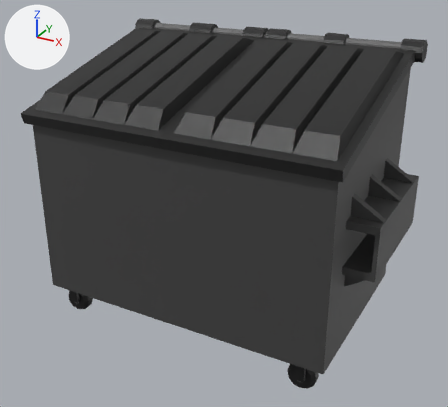
Before and after pictures for a commit that changed the FBX model VR Hackathon/Assets/Custom Content/3D Models/Props/Dumpster.fbx.
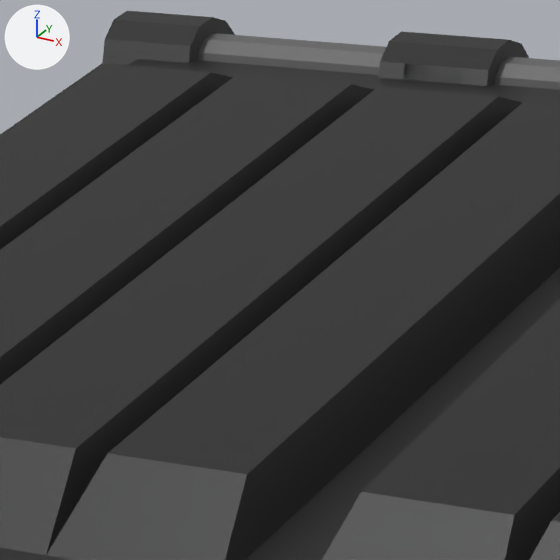
Each version is shown whole from a camera (50 mm lens) standing at (0.812, -1.506, 2.0) and looking at (-0.03, 0.025, 1.234), then close up on the part from 26% to 50% of the width and 4% to 31% of the height. Arrows for +X, +Y and +Z are at upper left; the lights stay in place. Where no turn or scale is listed for an object, it has been applied to the vertices.

Script lines for the objects in view, before the commit:
```python
me_model_022 = bpy.data.meshes.new('model.022')
me_model_022.from_pydata(...)  # 106 vertices, 71 faces; spans x -0.003..0.466, y -0.348..0.278, z 0.281..0.491
me_model_022.materials.append(mat_dumpsterlid)  # black #1b1b1b
me_model_027 = bpy.data.meshes.new('model.027')
me_model_027.from_pydata(...)  # 114 vertices, 79 faces; spans x -0.474..-0.001, y 0.218..0.525, z -0.097..0.491
me_model_027.materials.append(mat_dumpsterlid)  # black #1b1b1b
me_model_048 = bpy.data.meshes.new('model.048')
me_model_048.from_pydata(...)  # 106 vertices, 71 faces; spans x -0.278..0.348, y 0.281..0.491, z -0.466..0.003
me_model_048.materials.append(mat_dumpsterlid)  # black #1b1b1b
ob_model_001 = bpy.data.objects.new('model.001', me_model_048)
ob_model_001.location = (0.0, 0.0, 1.2405)
ob_model_001.rotation_euler = (-1.571, 0.0, 1.571)  # degrees (-90, 0, 90)
ob_model_001.scale = (-1.0, -1.0, -1.0)
ob_model_022 = bpy.data.objects.new('model.022', me_model_022)
ob_model_022.location = (0.0, 0.0, 1.2405)
ob_model_027 = bpy.data.objects.new('model.027', me_model_027)
ob_model_027.location = (0.0, 0.0, 1.2405)
# also in view: 'model.029' at (-0.004, -0.013, 1.33)
```
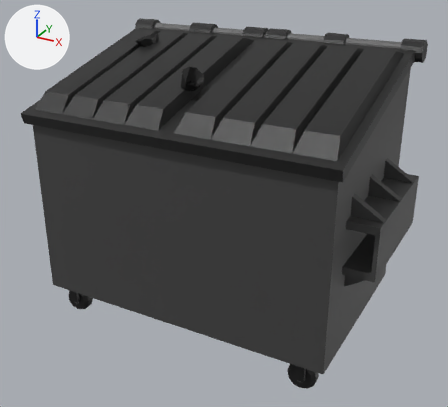
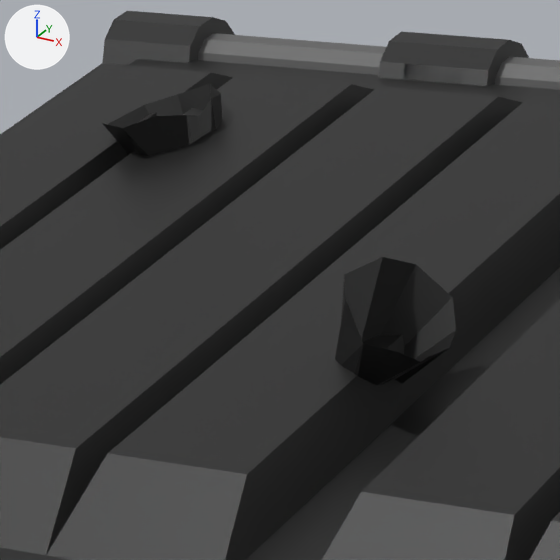
Commit message: Reimported dumpster after edit

Patch to the scene script:
```diff
--- a/VR Hackathon/Assets/Custom Content/3D Models/Props/Dumpster.fbx.py
+++ b/VR Hackathon/Assets/Custom Content/3D Models/Props/Dumpster.fbx.py
@@ mat_trash @@
+mat_trash = principled_material('Trash')
+mat_trash.base_color = (0.00808, 0.00808, 0.00808)  # black #161616
@@ me_group893031918 @@
+me_group893031918.from_pydata(...)  # 93 vertices, 182 faces; spans x -0.122..0.137, y -0.112..0.126, z -0.176..0.175
+me_group893031918.materials.append(mat_trash)  # black #161616
@@ me_group893031918_001 @@
+me_group893031918_001.from_pydata(...)  # 93 vertices, 182 faces; spans x -0.137..0.109, y -0.105..0.114, z -0.156..0.163
+me_group893031918_001.materials.append(mat_trash)  # black #161616
@@ ob_trashbag @@
+ob_trashbag = bpy.data.objects.new('TrashBag', me_group893031918)
+ob_trashbag.location = (-0.2425, 0.0742, 1.5417)
@@ ob_trashbag_001 @@
+ob_trashbag_001 = bpy.data.objects.new('TrashBag.001', me_group893031918_001)
+ob_trashbag_001.location = (-0.1041, -0.1435, 1.5182)
```

Pixel boxes (x1, y1, x2, y2) of what changed, in the close-ups (560 x 560 px):
'TrashBag.001', added (black): after (335, 257, 456, 385)
'TrashBag', added (black): after (102, 84, 222, 156)
